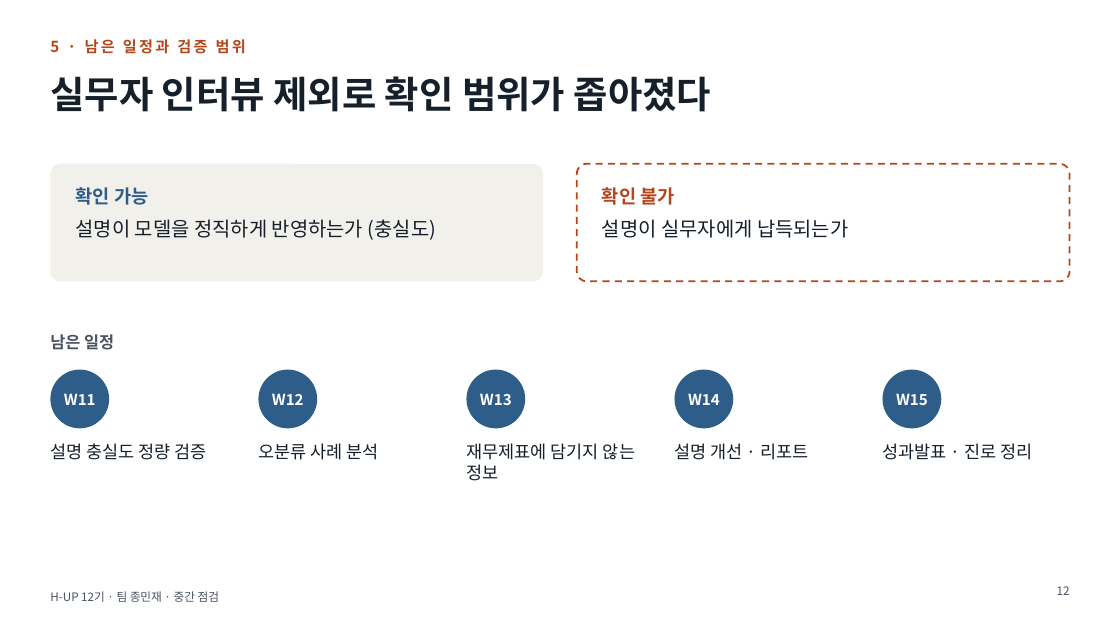
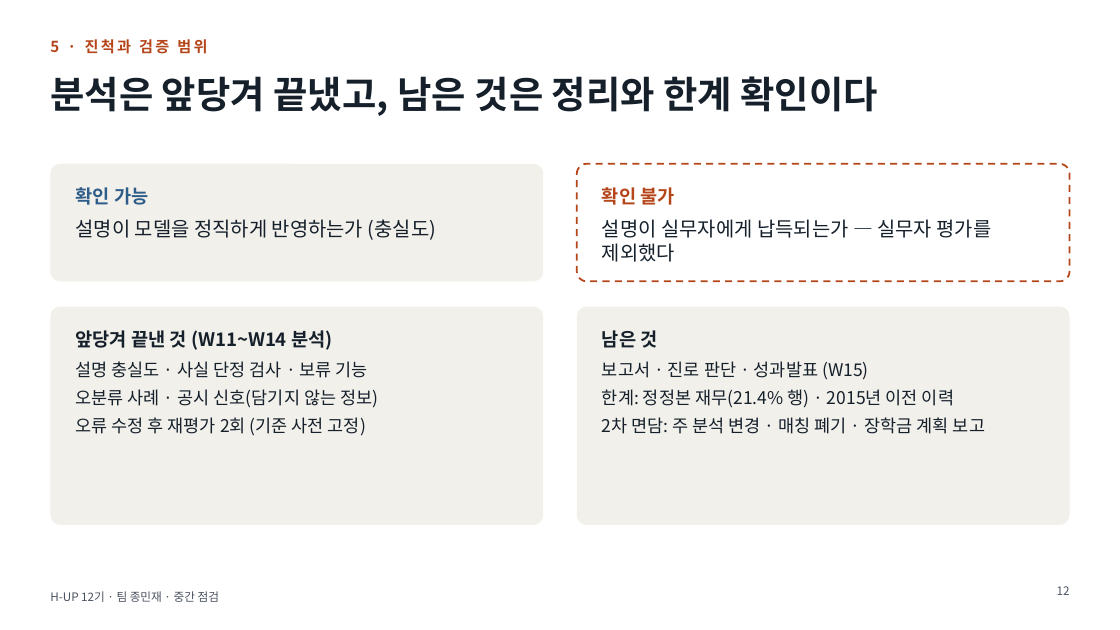
Before and after one commit to ejongmin/h-up-xai-project, a slide deck: slide 12 of 발표/중간점검_보고회.pptx. Drawn at 1120x630 pixels with LibreOffice and Linux fonts; fonts in the diff are those of the drawing. Boxes give left, top, right and bottom in pixels: in the first picture for what was removed or moved away, otherwise in the second. Text is boxed around its words. In the diff, an @@ line names an element or a change of style, - is before the commit and + after.

```diff
--- a/발표/중간점검_보고회.pptx
+++ b/발표/중간점검_보고회.pptx
@@ text at (50, 39, 207, 54): text changed @@
-5 · 남은 일정과 검증 범위
+5 · 진척과 검증 범위
@@ title at (50, 76, 878, 116): text changed @@
-실무자 인터뷰 제외로 확인 범위가 좁아졌다
+분석은 앞당겨 끝냈고, 남은 것은 정리와 한계 확인이다
@@ text at (602, 219, 992, 262): text changed @@
-설명이 실무자에게 납득되는가
+설명이 실무자에게 납득되는가 — 실무자 평가를 제외했다
@@ rounded rectangle added at (50, 307, 544, 525), fill #F2F0EB @@
@@ rounded rectangle added at (577, 307, 1070, 525), fill #F2F0EB @@
@@ text removed at (50, 334, 114, 350) @@
-남은 일정
@@ text added at (76, 330, 378, 436), 15 pt, text #15202B @@
+앞당겨 끝낸 것 (W11~W14 분석)
+설명 충실도 · 사실 단정 검사 · 보류 기능
+오분류 사례 · 공시 신호(담기지 않는 정보)
+오류 수정 후 재평가 2회 (기준 사전 고정)
@@ text added at (602, 330, 985, 434), 15 pt, text #15202B @@
+남은 것
+보고서 · 진로 판단 · 성과발표 (W15)
+한계: 정정본 재무(21.4% 행) · 2015년 이전 이력
+2차 면담: 주 분석 변경 · 매칭 폐기 · 장학금 계획 보고
@@ ellipse removed at (50, 370, 109, 429) @@
@@ ellipse removed at (259, 370, 318, 429) @@
@@ ellipse removed at (466, 370, 525, 429) @@
@@ ellipse removed at (675, 370, 734, 429) @@
@@ ellipse removed at (883, 370, 942, 429) @@
@@ text removed at (64, 393, 96, 405) @@
-W11
@@ text removed at (272, 393, 304, 405) @@
-W12
@@ text removed at (480, 393, 512, 405) @@
-W13
@@ text removed at (688, 393, 720, 405) @@
-W14
@@ text removed at (896, 393, 928, 405) @@
-W15
@@ text removed at (50, 443, 207, 460) @@
-설명 충실도 정량 검증
@@ text removed at (258, 443, 379, 460) @@
-오분류 사례 분석
@@ text removed at (466, 443, 635, 481) @@
-재무제표에 담기지 않는 정보
@@ text removed at (674, 443, 808, 460) @@
-설명 개선 · 리포트
@@ text removed at (882, 443, 1033, 460) @@
-성과발표 · 진로 정리
```
Also in this commit, not shown: 11 other slides changed, 1 slide added, 1 slide removed, 4 other files.
